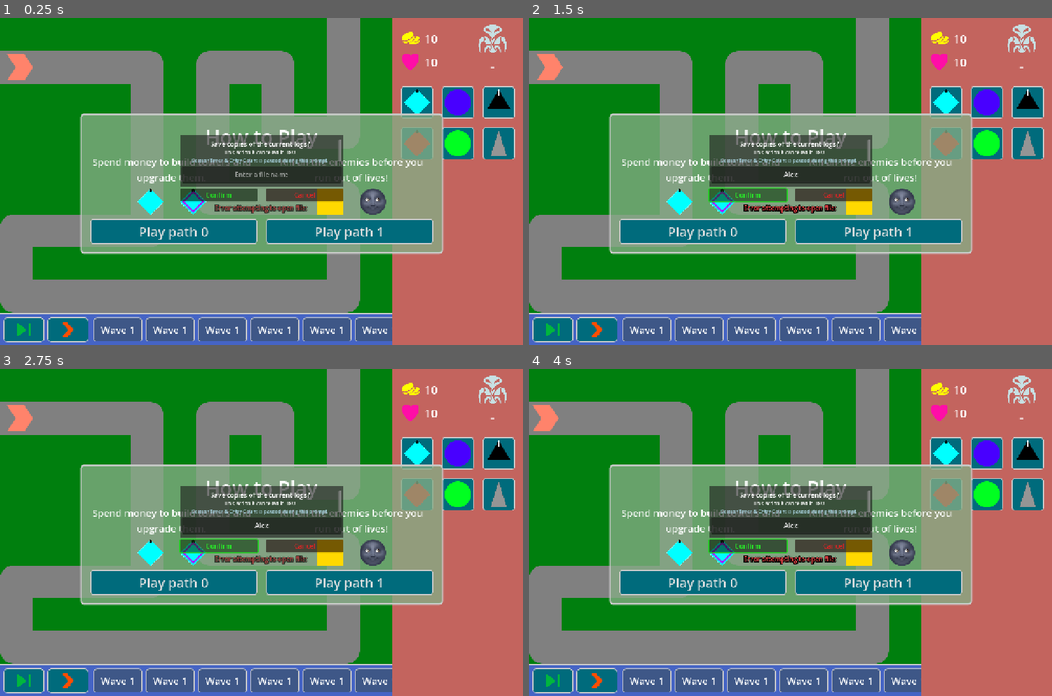
Above: before the commit, frames 1-4 (two rows, left to right).
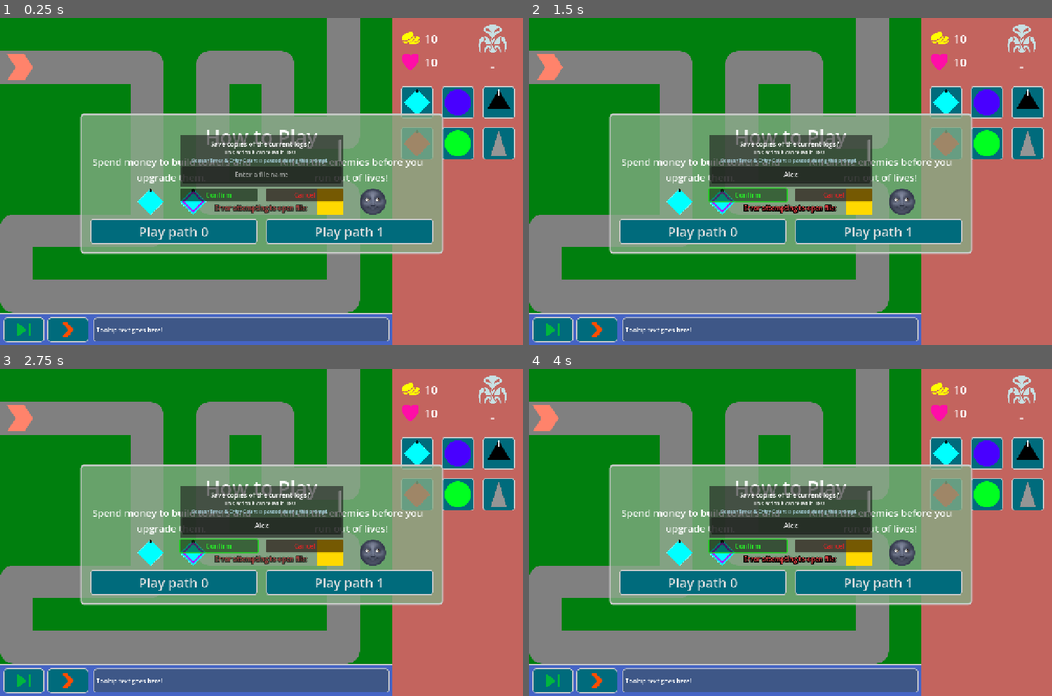
Above: after the commit, the same moments.

Repository: phrasmotica/godot-tower-defence
Game: Godot game, scene res://scenes/game.tscn
Same seed, same stepped clock (60 frames per second), same inputs: the game is played once before the commit and once after it.
Inputs (mouse positions are in pixels of both pictures, inside the frame that each line leads up to):
- Up to frame 1 (0.25 s): no input
- Up to frame 2 (1.5 s): click (790, 174) at 0.52 s; type "Alex" at 0.6 s; click "Confirm" at 1.25 s
- Up to frame 3 (2.75 s): click "Confirm" at 2 s
- Up to frame 4 (4 s): click "Play path 0" at 2.75 s; click "Play path 0" at 3.5 s

The runs differ from the first frame. In frame 1, 0.9% of the frame differs, in the area x 18-75%, y 91-99%; in frame 2, 0.9%; in frame 3, 0.9%; in frame 4, 0.9%.
Error in both runs: Trying to assign value of type 'Nil' to a variable of type 'Array'. (res://addons/GoLogger/Log.gd:296)

Commit message:
Show description of most recently sent wave in wave UI

Diff:
--- a/resources/waves/wave.gd
+++ b/resources/waves/wave.gd
@@ -1,4 +1,6 @@
-class_name Wave extends Resource
+@tool
+class_name Wave
+extends Resource
 
 @export_multiline
 var description := ""
--- a/scenes/ui/wave_ui/wave_ui.gd
+++ b/scenes/ui/wave_ui/wave_ui.gd
@@ -6,9 +6,14 @@
 @onready
 var speed_button: IconButton = %SpeedButton
 
+@onready
+var wave_tooltip: Tooltip = %WaveTooltip
+
 func _ready() -> void:
 	next_button.pressed.connect(_on_next_button_pressed)
 	speed_button.toggled.connect(_on_speed_button_toggled)
+
+	WaveEvents.wave_sent.connect(_on_wave_sent)
 
 func _on_next_button_pressed() -> void:
 	WaveEvents.emit_wave_requested()
@@ -18,3 +23,6 @@
 		SpeedEvents.emit_speed_fast_requested()
 	else:
 		SpeedEvents.emit_speed_normal_requested()
+
+func _on_wave_sent(wave: Wave) -> void:
+	wave_tooltip.text = wave.description
--- a/scenes/ui/wave_ui/wave_ui.tscn
+++ b/scenes/ui/wave_ui/wave_ui.tscn
@@ -2,10 +2,10 @@
 
 [ext_resource type="Theme" uid="uid://bqnr1830yqwqe" path="res://assets/themes/td_theme.tres" id="1_o5eac"]
 [ext_resource type="Script" uid="uid://2s6m26nbl7e4" path="res://scenes/ui/wave_ui/wave_ui.gd" id="2_4wkjd"]
-[ext_resource type="PackedScene" uid="uid://c4i4eqvva8ifq" path="res://scenes/ui/wave_ui/wave_panel.tscn" id="2_7tjou"]
 [ext_resource type="PackedScene" uid="uid://1opbwqrawi72" path="res://scenes/ui/wave_ui/icon_button.tscn" id="2_gyaw7"]
 [ext_resource type="Texture2D" uid="uid://bj1lr0s437xu6" path="res://assets/sprites/next.png" id="2_lacf5"]
 [ext_resource type="Texture2D" uid="uid://dcl0y1nleeshe" path="res://assets/sprites/fast-forward-disabled.png" id="3_1vnf5"]
+[ext_resource type="PackedScene" uid="uid://wwh76ais863f" path="res://scenes/ui/tooltip.tscn" id="7_4wkjd"]
 
 [node name="WaveUI" type="PanelContainer"]
 offset_right = 960.0
@@ -18,7 +18,7 @@
 layout_mode = 2
 theme_override_constants/margin_left = 8
 theme_override_constants/margin_top = 8
-theme_override_constants/margin_right = 0
+theme_override_constants/margin_right = 8
 theme_override_constants/margin_bottom = 8
 
 [node name="HBoxContainer" type="HBoxContainer" parent="MarginContainer"]
@@ -59,32 +59,8 @@
 size_flags_vertical = 3
 theme_override_constants/separation = 8
 
-[node name="WavePanel0" parent="MarginContainer/HBoxContainer/ScrollContainer/HBoxContainer" instance=ExtResource("2_7tjou")]
+[node name="WaveTooltip" parent="MarginContainer/HBoxContainer/ScrollContainer/HBoxContainer" instance=ExtResource("7_4wkjd")]
+unique_name_in_owner = true
 layout_mode = 2
-
-[node name="WavePanel1" parent="MarginContainer/HBoxContainer/ScrollContainer/HBoxContainer" instance=ExtResource("2_7tjou")]
-layout_mode = 2
-
-[node name="WavePanel2" parent="MarginContainer/HBoxContainer/ScrollContainer/HBoxContainer" instance=ExtResource("2_7tjou")]
-layout_mode = 2
-
-[node name="WavePanel3" parent="MarginContainer/HBoxContainer/ScrollContainer/HBoxContainer" instance=ExtResource("2_7tjou")]
-layout_mode = 2
-
-[node name="WavePanel4" parent="MarginContainer/HBoxContainer/ScrollContainer/HBoxContainer" instance=ExtResource("2_7tjou")]
-layout_mode = 2
-
-[node name="WavePanel5" parent="MarginContainer/HBoxContainer/ScrollContainer/HBoxContainer" instance=ExtResource("2_7tjou")]
-layout_mode = 2
-
-[node name="WavePanel6" parent="MarginContainer/HBoxContainer/ScrollContainer/HBoxContainer" instance=ExtResource("2_7tjou")]
-layout_mode = 2
-
-[node name="WavePanel7" parent="MarginContainer/HBoxContainer/ScrollContainer/HBoxContainer" instance=ExtResource("2_7tjou")]
-layout_mode = 2
-
-[node name="WavePanel8" parent="MarginContainer/HBoxContainer/ScrollContainer/HBoxContainer" instance=ExtResource("2_7tjou")]
-layout_mode = 2
-
-[node name="WavePanel9" parent="MarginContainer/HBoxContainer/ScrollContainer/HBoxContainer" instance=ExtResource("2_7tjou")]
-layout_mode = 2
+size_flags_horizontal = 3
+text = "Click the green button to start the game, or press the Space bar."
